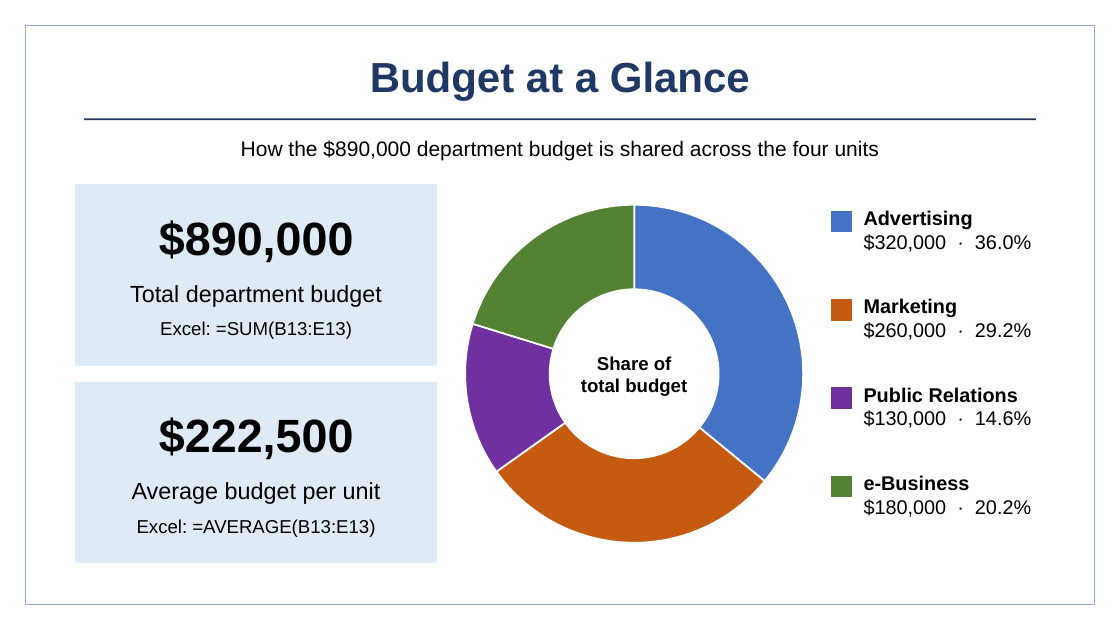
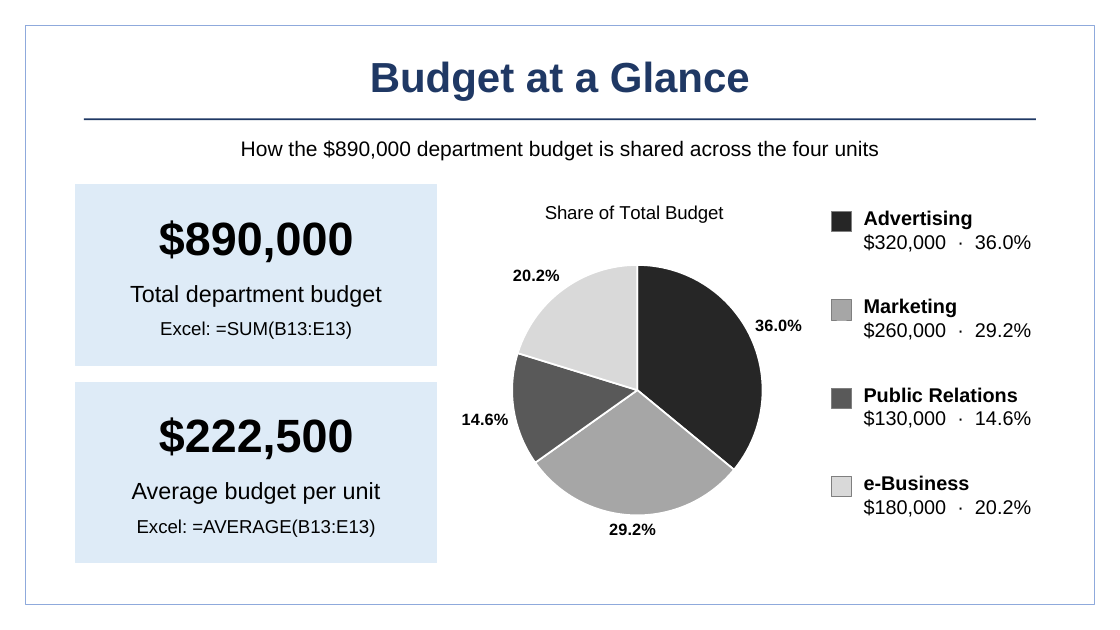
Before and after one commit to BadboyVee/BlackHoleeee, a slide deck: slide 2 of marketing-budget/Marketing_Department_Budget.pptx. Drawn at 1120x630 pixels with LibreOffice and Linux fonts; fonts in the diff are those of the drawing. Boxes give left, top, right and bottom in pixels: in the first picture for what was removed or moved away, otherwise in the second. Text is boxed around its words. In the diff, an @@ line names an element or a change of style, - is before the commit and + after.

```diff
--- a/marketing-budget/Marketing_Department_Budget.pptx
+++ b/marketing-budget/Marketing_Department_Budget.pptx
@@ doughnut chart at box(450, 185, 819, 567) @@
@@ doughnut chart to pie chart @@
@@ title "Share of Total Budget" added @@
@@ Series 1, Marketing: 29 to 29.2 @@
@@ Series 1, Public Relations: 15 to 14.6 @@
@@ Series 1, e-Business: 20 to 20.2 @@
@@ data labels of Series 1 changed @@
@@ colours of single points changed @@
@@ hole size changed @@
@@ pie chart: place and size @@
-pie chart at box(454, 193, 815, 555)
+pie chart at box(450, 185, 819, 567)
@@ rectangle at box(832, 212, 852, 232): fill #4472C4 to #262626; outline #4472C4 1 pt to #7F7F7F 0.75 pt @@
@@ rectangle at box(832, 300, 852, 320): fill #C55A11 to #A6A6A6; outline #C55A11 1 pt to #7F7F7F 0.75 pt @@
@@ text removed at box(581, 356, 687, 396) @@
-Share of
-total budget
@@ rectangle at box(832, 388, 852, 408): fill #7030A0 to #595959; outline #7030A0 1 pt to #7F7F7F 0.75 pt @@
@@ rectangle at box(832, 476, 852, 497): fill #548235 to #D9D9D9; outline #548235 1 pt to #7F7F7F 0.75 pt @@
```
Also in this commit, not shown: 2 other files.
